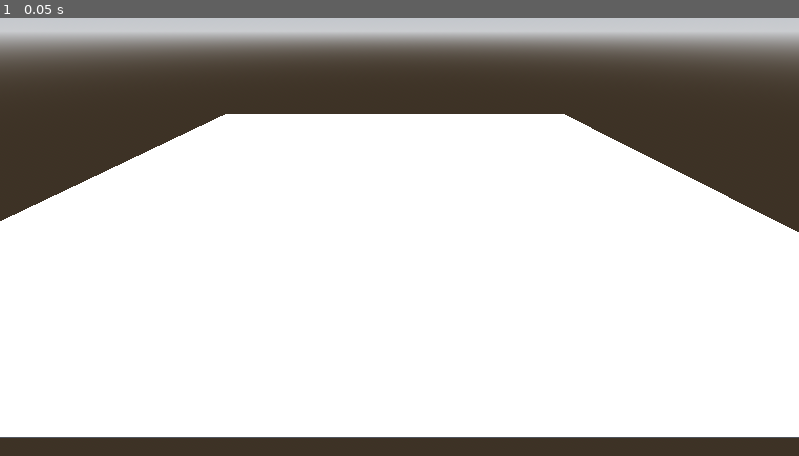
Above: before the commit, frame 1.
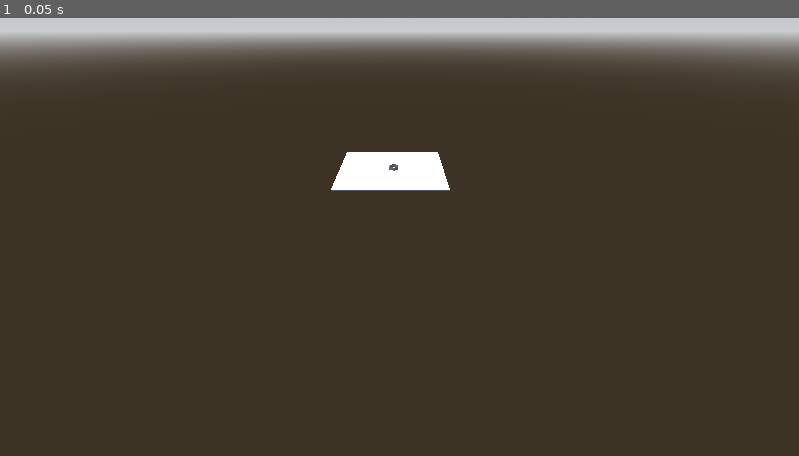
Above: after the commit, the same moment.

Repository: fabio98p/spagetti_invasion_jam
Game: Godot game, scene res://Levels/level_1/experimental.tscn
Same seed, same stepped clock (60 frames per second), same inputs: the game is played once before the commit and once after it. The project has no main scene, so this scene is started directly.
Inputs:
- Up to frame 1 (0.05 s): no input

The runs differ from the first frame. In frame 1, 65% of the frame differs, in the area x 0-100%, y 21-96%.

Commit message:
add gray room

Diff:
--- a/Levels/level_1/experimental.tscn
+++ b/Levels/level_1/experimental.tscn
@@ -12,11 +12,11 @@
 sky = SubResource("Sky_40o4e")
 tonemap_mode = 2
 
-[sub_resource type="BoxMesh" id="BoxMesh_8uej0"]
+[node name="Experimental" type="Node3D"]
 
-[sub_resource type="BoxShape3D" id="BoxShape3D_5f2k8"]
-
-[node name="Experimental" type="Node3D"]
+[node name="Camera3D" type="Camera3D" parent="."]
+transform = Transform3D(1, 0, 0, 0, 0.848067, 0.52989, 0, -0.52989, 0.848067, 7.676, 113.166, 295.529)
+fov = 70.0353
 
 [node name="WorldEnvironment" type="WorldEnvironment" parent="."]
 environment = SubResource("Environment_oaj82")
@@ -25,14 +25,36 @@
 transform = Transform3D(-0.866025, -0.433013, 0.25, 0, 0.5, 0.866025, -0.5, 0.75, -0.433013, 0, 0, 0)
 shadow_enabled = true
 
-[node name="MeshInstance3D" type="MeshInstance3D" parent="."]
-transform = Transform3D(542.803, 0, 0, 0, 1.04736, 0, 0, 0, 484.215, 0, 0, 0)
-mesh = SubResource("BoxMesh_8uej0")
-skeleton = NodePath("CollisionShape3D")
+[node name="Floor" type="CSGBox3D" parent="."]
+size = Vector3(100, 1, 100)
 
-[node name="CollisionShape3D" type="CollisionShape3D" parent="MeshInstance3D"]
-shape = SubResource("BoxShape3D_5f2k8")
+[node name="CSGCombiner3D" type="CSGCombiner3D" parent="."]
 
-[node name="Camera3D" type="Camera3D" parent="."]
-transform = Transform3D(1, 0, 0, 0, 0.848067, 0.52989, 0, -0.52989, 0.848067, 7.676, 113.166, 295.529)
-fov = 70.0353
+[node name="Wall" type="CSGBox3D" parent="CSGCombiner3D"]
+transform = Transform3D(1, 0, 0, 0, 1, 0, 0, 0, 1, -2.01184, 1.03879, 0.966382)
+size = Vector3(0.1, 5, 5)
+
+[node name="Wall6" type="CSGBox3D" parent="CSGCombiner3D"]
+transform = Transform3D(1, 0, 0, 0, 1, 0, 0, 0, 1, 6.54774, 1.03879, 0.966382)
+size = Vector3(0.1, 5, 5)
+
+[node name="CSGBox3D" type="CSGBox3D" parent="CSGCombiner3D/Wall6"]
+transform = Transform3D(1, 0, 0, 0, 1, 0, 0, 0, 1, -0.198967, 0.231128, 1.19209e-07)
+operation = 2
+size = Vector3(1, 1.578, 1.28125)
+
+[node name="Wall2" type="CSGBox3D" parent="CSGCombiner3D"]
+transform = Transform3D(0.5, 0, -0.866025, 0, 1, 0, 0.866025, 0, 0.5, 0.128033, 1.03879, -2.7405)
+size = Vector3(0.1, 5, 5)
+
+[node name="Wall3" type="CSGBox3D" parent="CSGCombiner3D"]
+transform = Transform3D(0.5, 0, 0.866025, 0, 1, 0, -0.866025, 0, 0.5, 4.40826, 1.03879, -2.7404)
+size = Vector3(0.1, 5, 5)
+
+[node name="Wall4" type="CSGBox3D" parent="CSGCombiner3D"]
+transform = Transform3D(0.5, 0, 0.866025, 0, 1, 0, -0.866025, 0, 0.5, 0.128546, 1.03879, 4.67241)
+size = Vector3(0.1, 5, 5)
+
+[node name="Wall5" type="CSGBox3D" parent="CSGCombiner3D"]
+transform = Transform3D(0.5, 0, -0.866025, 0, 1, 0, 0.866025, 0, 0.5, 4.40826, 1.03879, 4.67205)
+size = Vector3(0.1, 5, 5)
Not shown: 1 places in Levels/level_1/experimental.tscn that only renumber resources
